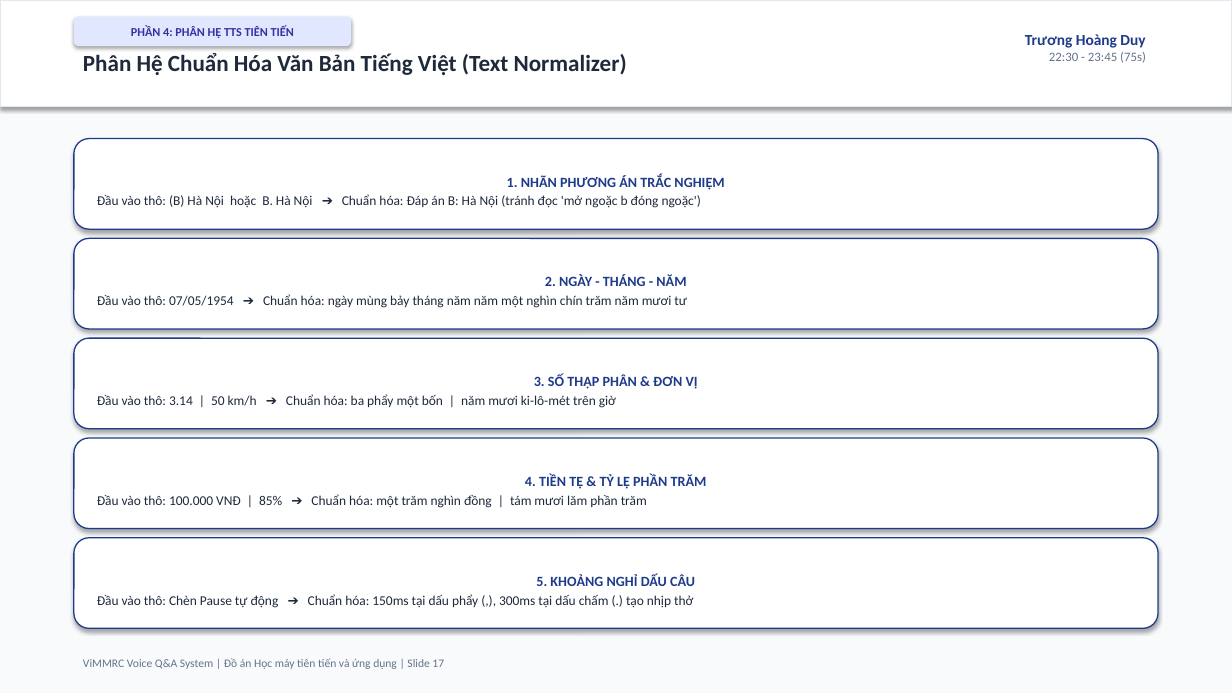
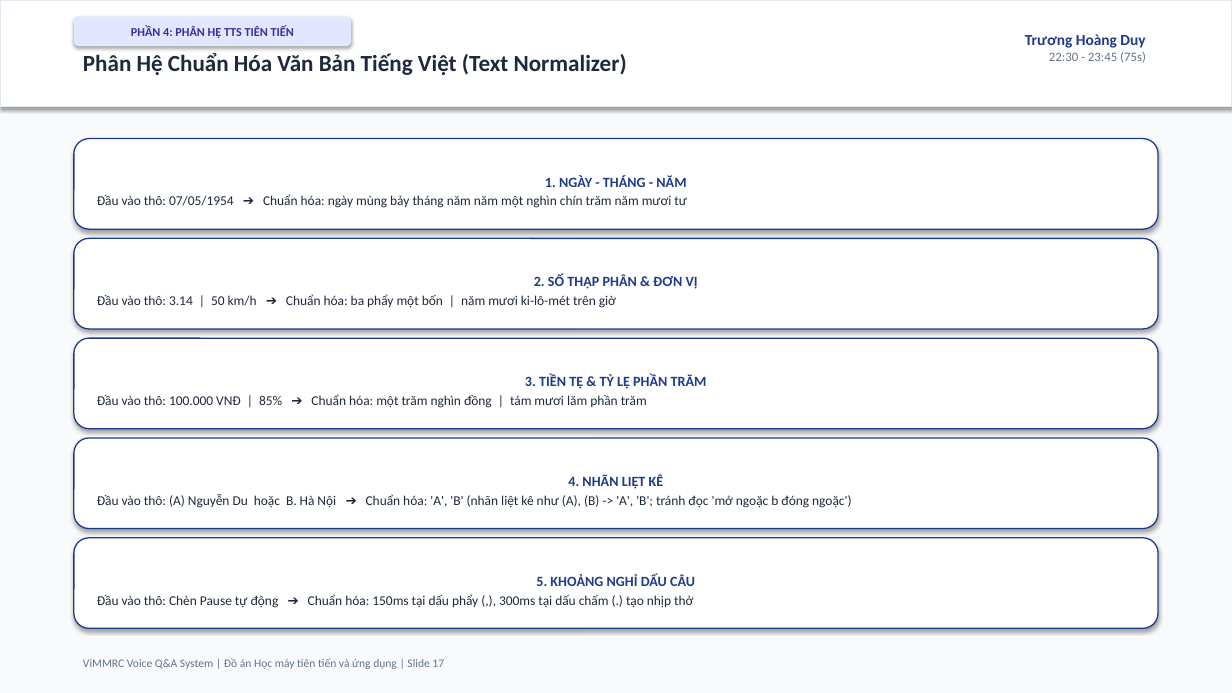
Before and after one commit to ngohuy04022000/vimmrc-qa-voice, a slide deck: slide 17 of docs/ViMMRC_Presentation_30min.pptx. Drawn at 1232x693 pixels with LibreOffice and Linux fonts; fonts in the diff are those of the drawing. Boxes give left, top, right and bottom in pixels: in the first picture for what was removed or moved away, otherwise in the second. Text is boxed around its words. In the diff, an @@ line names an element or a change of style, - is before the commit and + after.

```diff
--- a/docs/ViMMRC_Presentation_30min.pptx
+++ b/docs/ViMMRC_Presentation_30min.pptx
@@ text in rounded rectangle at bbox=[97, 175, 687, 208]: text changed @@
-1. NHÃN PHƯƠNG ÁN TRẮC NGHIỆM
-Đầu vào thô: (B) Hà Nội hoặc B. Hà Nội ➔ Chuẩn hóa: Đáp án B: Hà Nội (tránh đọc 'mở ngoặc b đóng ngoặc')
+1. NGÀY - THÁNG - NĂM
+Đầu vào thô: 07/05/1954 ➔ Chuẩn hóa: ngày mùng bảy tháng năm năm một nghìn chín trăm năm mươi tư
@@ text in rounded rectangle at bbox=[97, 274, 698, 308]: text changed @@
-2. NGÀY - THÁNG - NĂM
-Đầu vào thô: 07/05/1954 ➔ Chuẩn hóa: ngày mùng bảy tháng năm năm một nghìn chín trăm năm mươi tư
+2. SỐ THẬP PHÂN & ĐƠN VỊ
+Đầu vào thô: 3.14 | 50 km/h ➔ Chuẩn hóa: ba phẩy một bốn | năm mươi ki-lô-mét trên giờ
@@ text in rounded rectangle at bbox=[97, 374, 707, 408]: text changed @@
-3. SỐ THẬP PHÂN & ĐƠN VỊ
-Đầu vào thô: 3.14 | 50 km/h ➔ Chuẩn hóa: ba phẩy một bốn | năm mươi ki-lô-mét trên giờ
+3. TIỀN TỆ & TỶ LỆ PHẦN TRĂM
+Đầu vào thô: 100.000 VNĐ | 85% ➔ Chuẩn hóa: một trăm nghìn đồng | tám mươi lăm phần trăm
@@ text in rounded rectangle at bbox=[97, 474, 851, 508]: text changed @@
-4. TIỀN TỆ & TỶ LỆ PHẦN TRĂM
-Đầu vào thô: 100.000 VNĐ | 85% ➔ Chuẩn hóa: một trăm nghìn đồng | tám mươi lăm phần trăm
+4. NHÃN LIỆT KÊ
+Đầu vào thô: (A) Nguyễn Du hoặc B. Hà Nội ➔ Chuẩn hóa: 'A', 'B' (nhãn liệt kê như (A), (B) -> 'A', 'B'; tránh đọc 'mở ngoặc b đóng ngoặc')
```
Also in this commit, not shown: 19 other slides changed, 11 other files.
